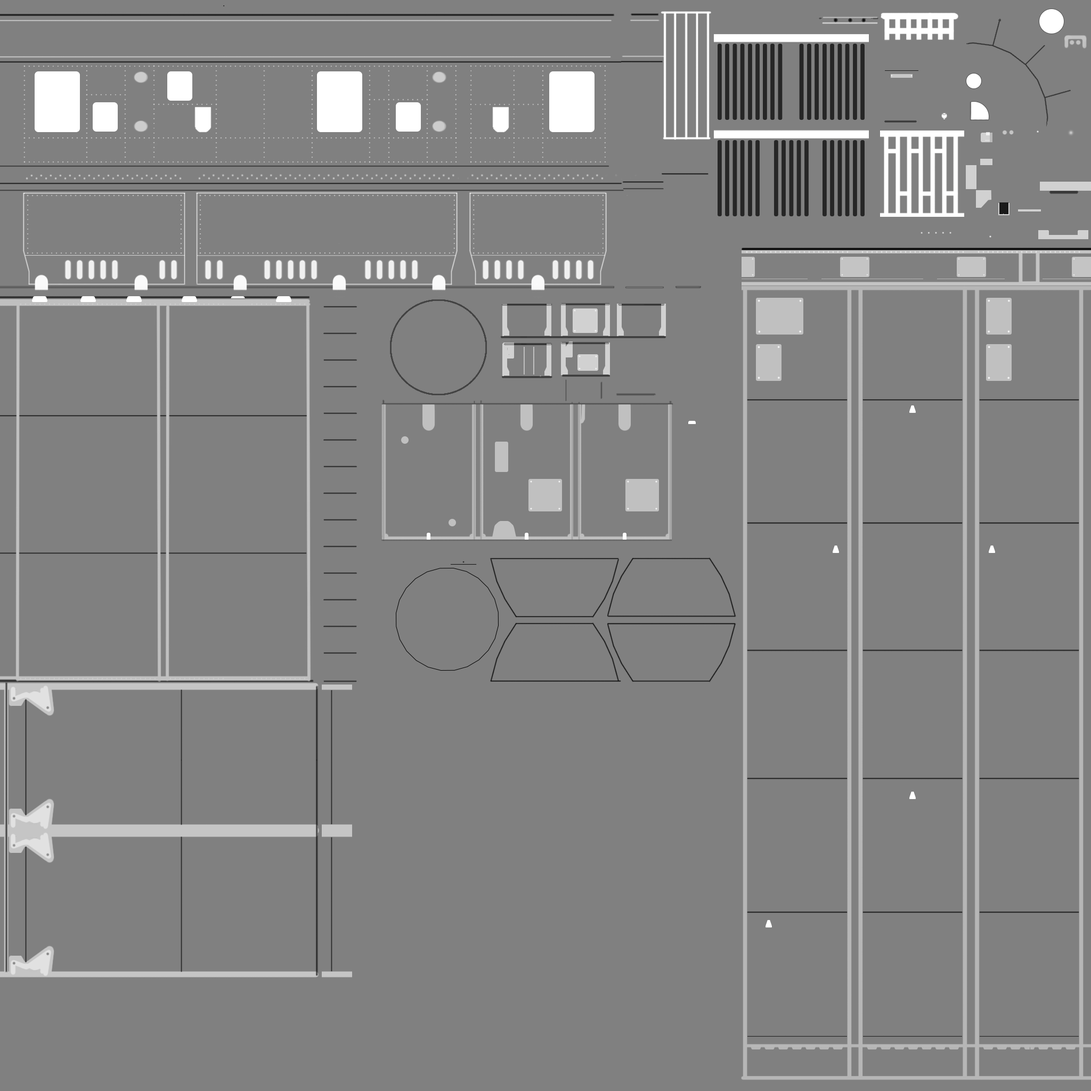
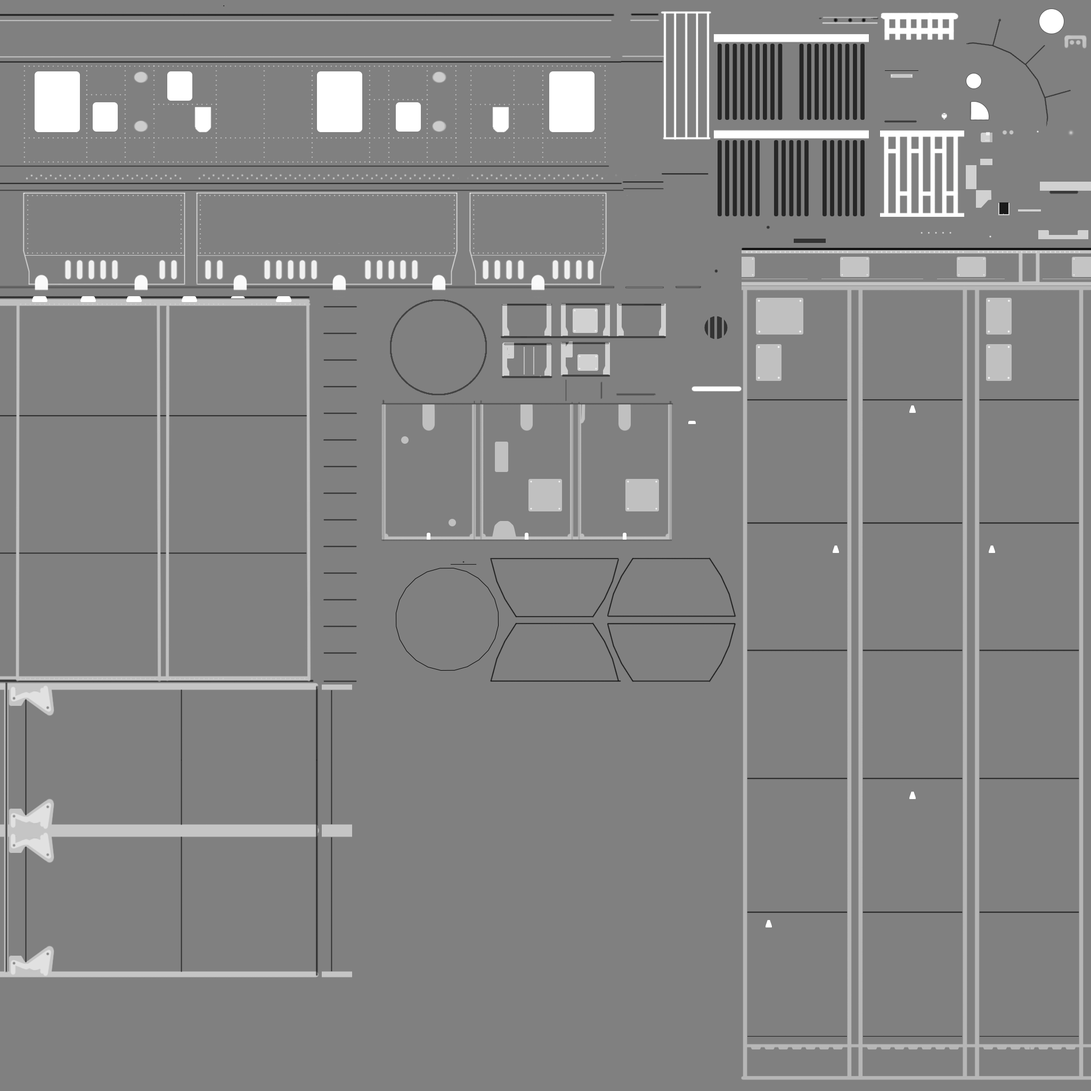
Layer changes from the first 1091 x 1091 image to the second:
added layer "Lower" (60%) in group "S2Tank" over [704, 225, 827, 340]
added layer "Raised" in group "S2Tank" over [691, 386, 743, 392]
